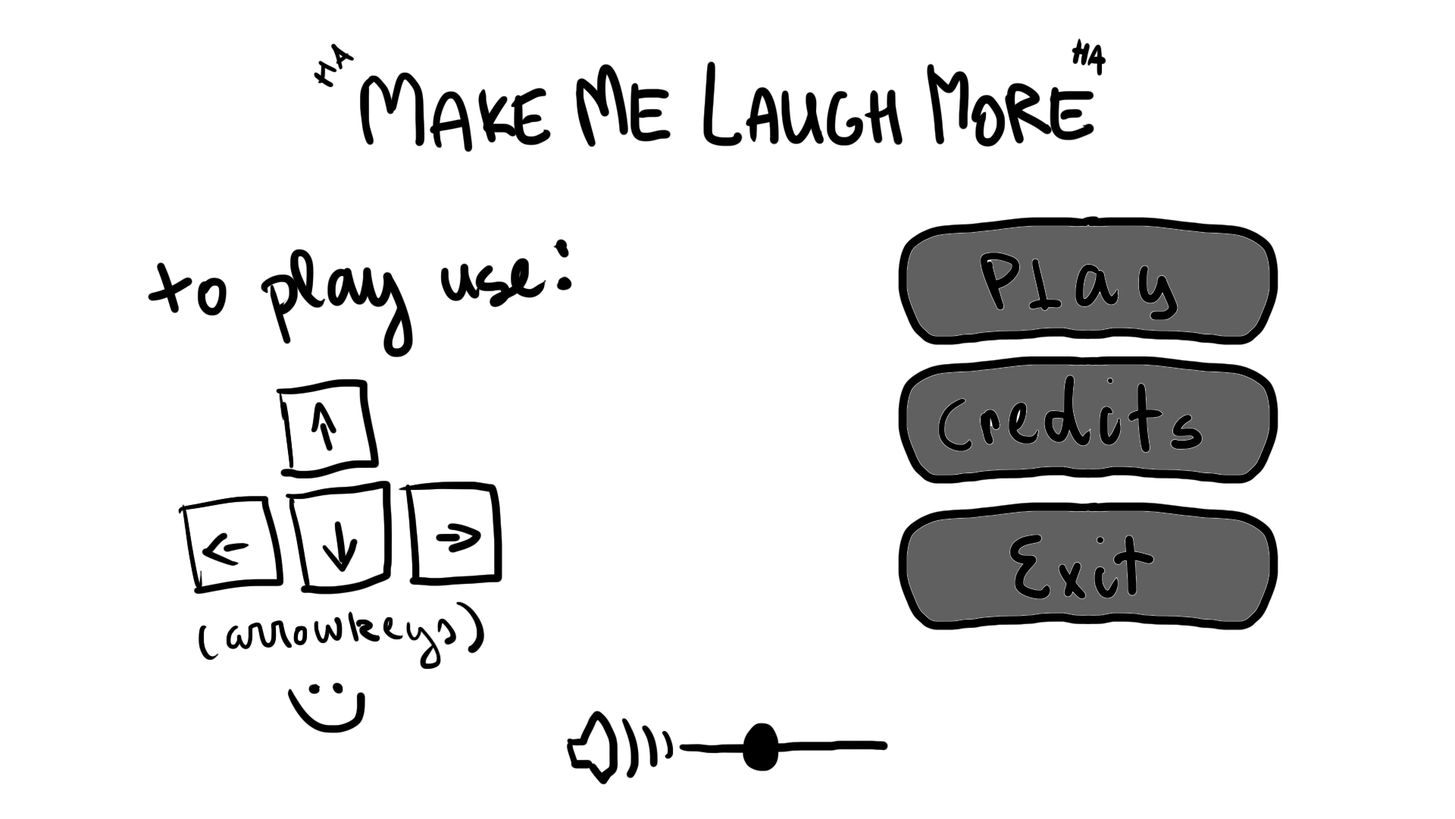
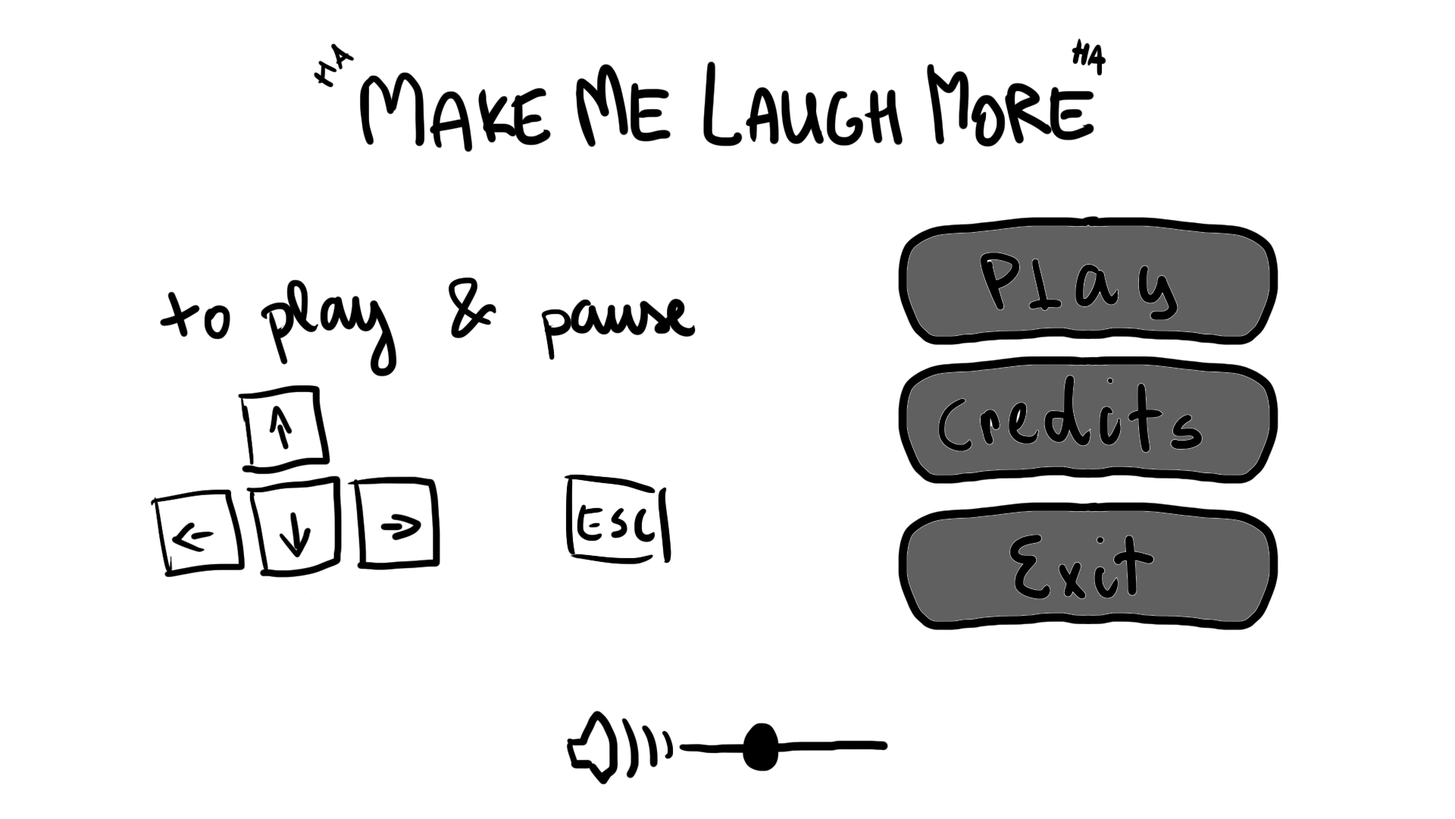
Before/after of a 1455 x 819 layered artwork. What changed in the layer stack:
painted on "instructions" over [147, 238, 696, 733]
